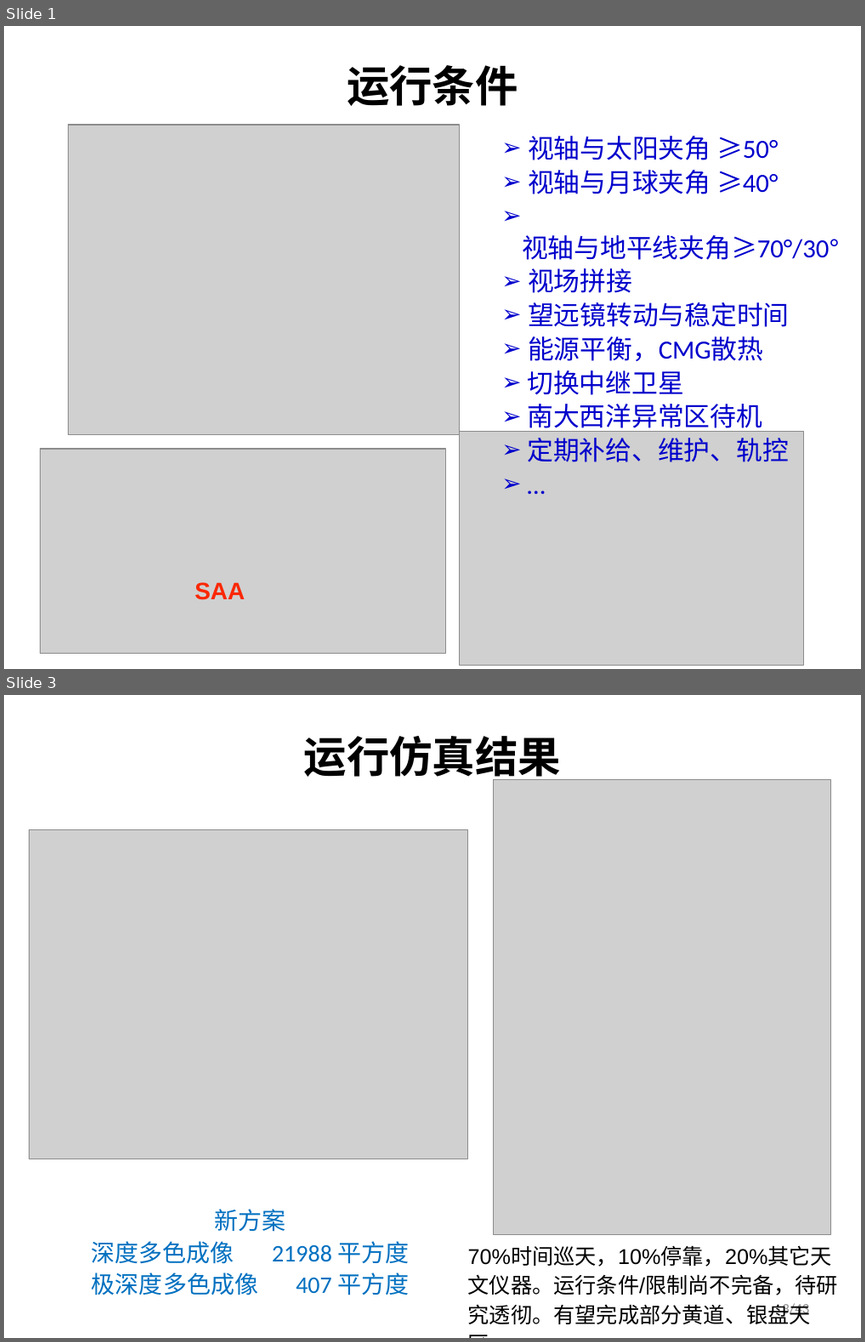
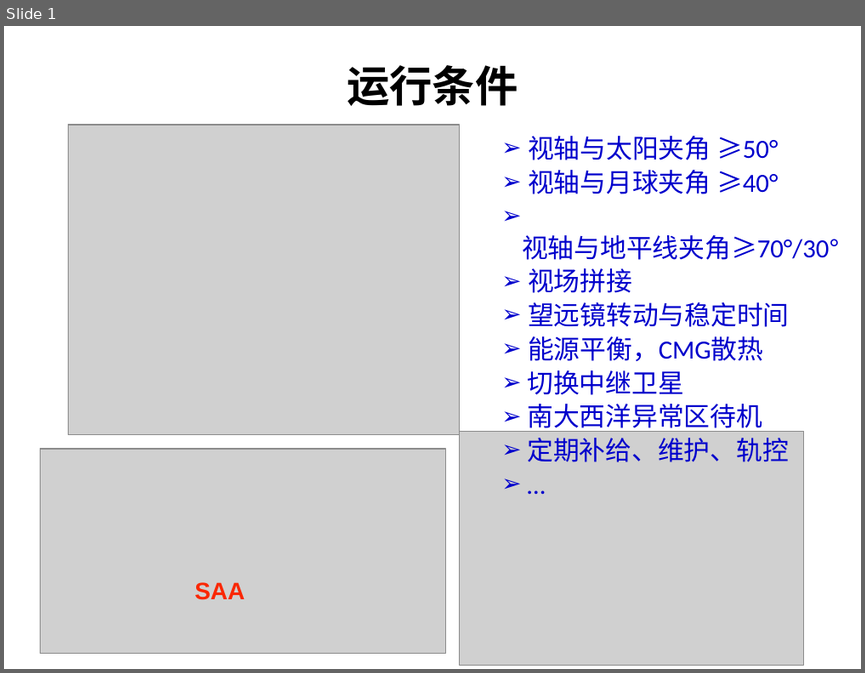
Before and after one commit to xyh-cosmo/SurveySim-doc, a slide deck: PPT/20181107/css-os_sims-2.pptx. Shown one above the other, each under a label of ours: slides 1 and 3 before the commit, slide 1 after it; the slides between them are not shown. The pictures are 865x1342 and 865x673 pixels, drawn with LibreOffice and Linux fonts; fonts in the diff are those of the drawing; grey boxes stand for pictures; background and template pictures are left out. Boxes give left, top, right and bottom in pixels: in the first picture for what was removed or moved away, otherwise in the second. Text is boxed around its words. In the diff, an @@ line names an element or a change of style, - is before the commit and + after.

```diff
--- a/PPT/20181107/css-os_sims-2.pptx
+++ b/PPT/20181107/css-os_sims-2.pptx
@@ slide 3 removed at [4, 695, 861, 1338], background picture (left out) @@
@@ title removed at [304, 736, 561, 783] @@
-运行仿真结果
@@ picture removed at [494, 779, 831, 1234] @@
@@ picture removed at [30, 829, 468, 1158] @@
@@ text removed at [92, 1208, 409, 1295] @@
-新方案
-深度多色成像 21988 平方度
-极深度多色成像 407 平方度
@@ text removed at [468, 1246, 838, 1324] @@
-70%时间巡天，10%停靠，20%其它天文仪器。运行条件/限制尚不完备，待研究透彻。有望完成部分黄道、银盘天区。
@@ page number removed at [782, 1302, 809, 1317] @@
-3/43
```
Also in this commit, not shown: 1 slide changed, 3 other files.
